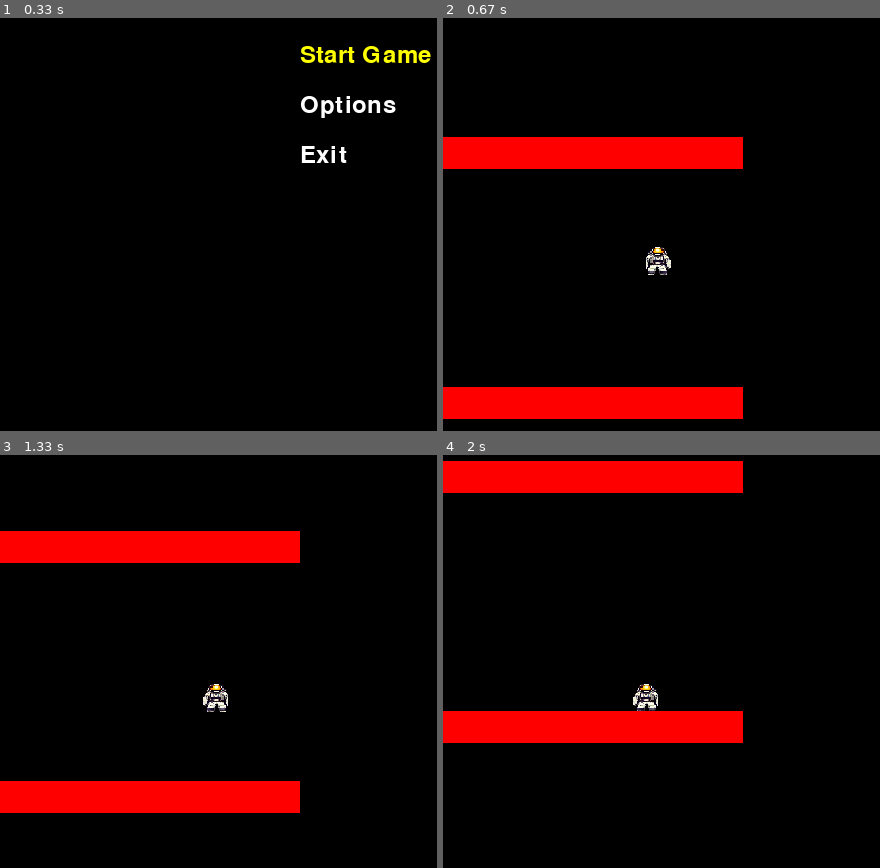
Above: before the commit, frames 1-4 (two rows, left to right).
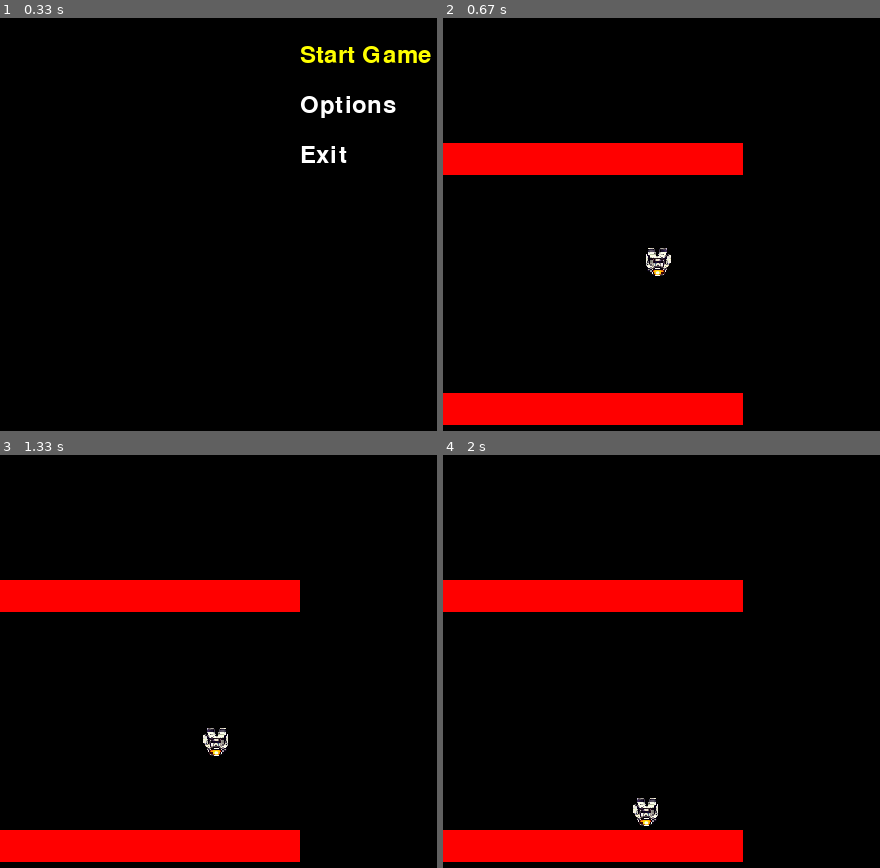
Above: after the commit, the same moments.

Repository: ViniciusKoiti/AgeOfRunner
Game: pygame game, started from main.py
Two runs of this game, one before a commit and one after it. Both use one fixed random seed, a clock stepped at 60 frames per second and the inputs below.
Inputs:
- Up to frame 1 (0.33 s): no input
- Up to frame 2 (0.67 s): tap Backspace at 0.33 s
- Up to frame 3 (1.33 s): hold Left from 1.17 s (still down)
- Up to frame 4 (2 s): release Left at 1.63 s; hold Right from 1.67 s (still down)

Frame 1 is identical in both runs. In frame 2, 4.3% of the frame differs, in the area x 0-69%, y 28-99%; in frame 3, 22%, in the area x 0-69%, y 18-99%; in frame 4, 22%.

Commit message:
Adicionando alterações para melhorar o sistema de animações

Diff:
--- a/domain/animation/animation_controller.py
+++ b/domain/animation/animation_controller.py
@@ -9,6 +9,7 @@
         self.animations: Dict[str, Animation] = {}
         self.current_animation = "idle"
         self.facing_right = True
+        self.gravity_inverted = True
 
     def load_animations(self, sprite_sheet_path: str,
                        frame_data: Dict[str, List[Tuple[int, int, int, int]]],
@@ -35,7 +36,12 @@
     def update(self, delta_time: float) -> Any:
         if self.current_animation in self.animations:
             sprite = self.animations[self.current_animation].update(delta_time)
+
             if not self.facing_right:
                 sprite = self.texture_port.flip_sprite(sprite, True, False)
+
+            if self.gravity_inverted:
+                sprite = self.texture_port.flip_sprite(sprite, False, True)
+
             return sprite
         return None
--- a/domain/entity/player.py
+++ b/domain/entity/player.py
@@ -23,6 +23,7 @@
         self.can_toggle_gravity = True
         self.jump_delay = 0.5
         self.jump_timer = 0
+        self.gravity_inverted = False
         self.movement_threshold = 10
         self.animator = AnimationController(texture_port)
         self.setup_animations()
@@ -34,13 +35,11 @@
             if self.jump_timer >= self.jump_delay:
                 self.can_toggle_gravity = True
                 self.jump_timer = 0
-         # Atualiza a direção que o personagem está olhando
         if self.velocity.x > 0:
             self.animator.facing_right = True
         elif self.velocity.x < 0:
             self.animator.facing_right = False
 
-        # Lógica de estados de animação
         if self.is_grounded:
             if abs(self.velocity.x) > 10:
                 self.set_animation("run")
@@ -88,6 +87,8 @@
     def jump(self):
         if isinstance(self.physics, PhysicsPort):
             if(self.is_grounded and self.can_toggle_gravity):
+                self.gravity_inverted = not self.gravity_inverted  # Inverte o estado da gravidade
+                self.animator.gravity_inverted = self.gravity_inverted  # Atualiza o animator
                 self.physics.flip_gravity()
                 self.can_toggle_gravity = False
 
--- a/domain/game.py
+++ b/domain/game.py
@@ -12,7 +12,7 @@
 from ports.physics_port import PhysicsPort
 from ports.texture_port import TexturePort
 
-WORLD_BOUNDS = (0, 0, 1500, 1500)
+WORLD_BOUNDS = (0, 0, 500, 500)
 
 class Game:
     def __init__(self,
